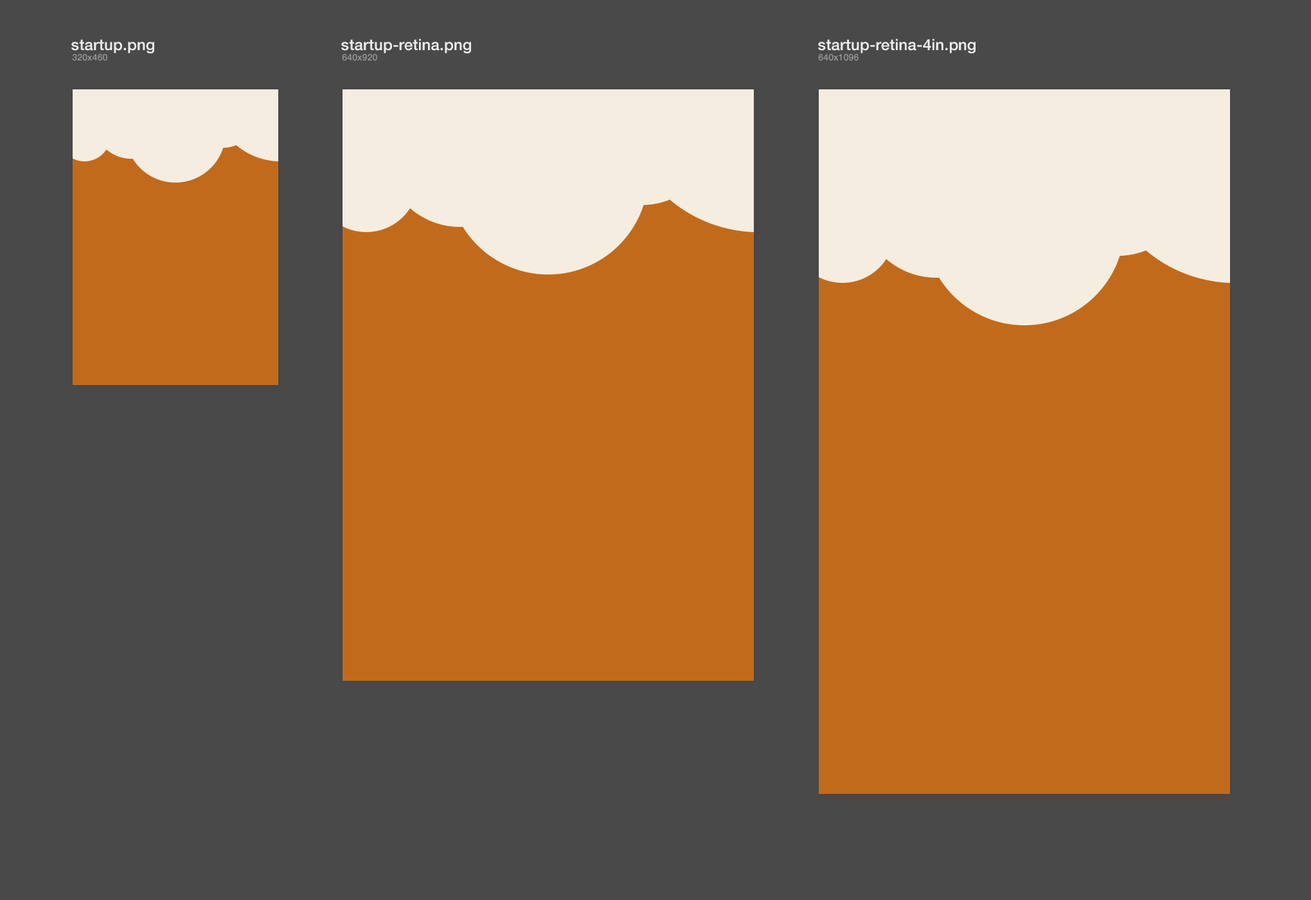
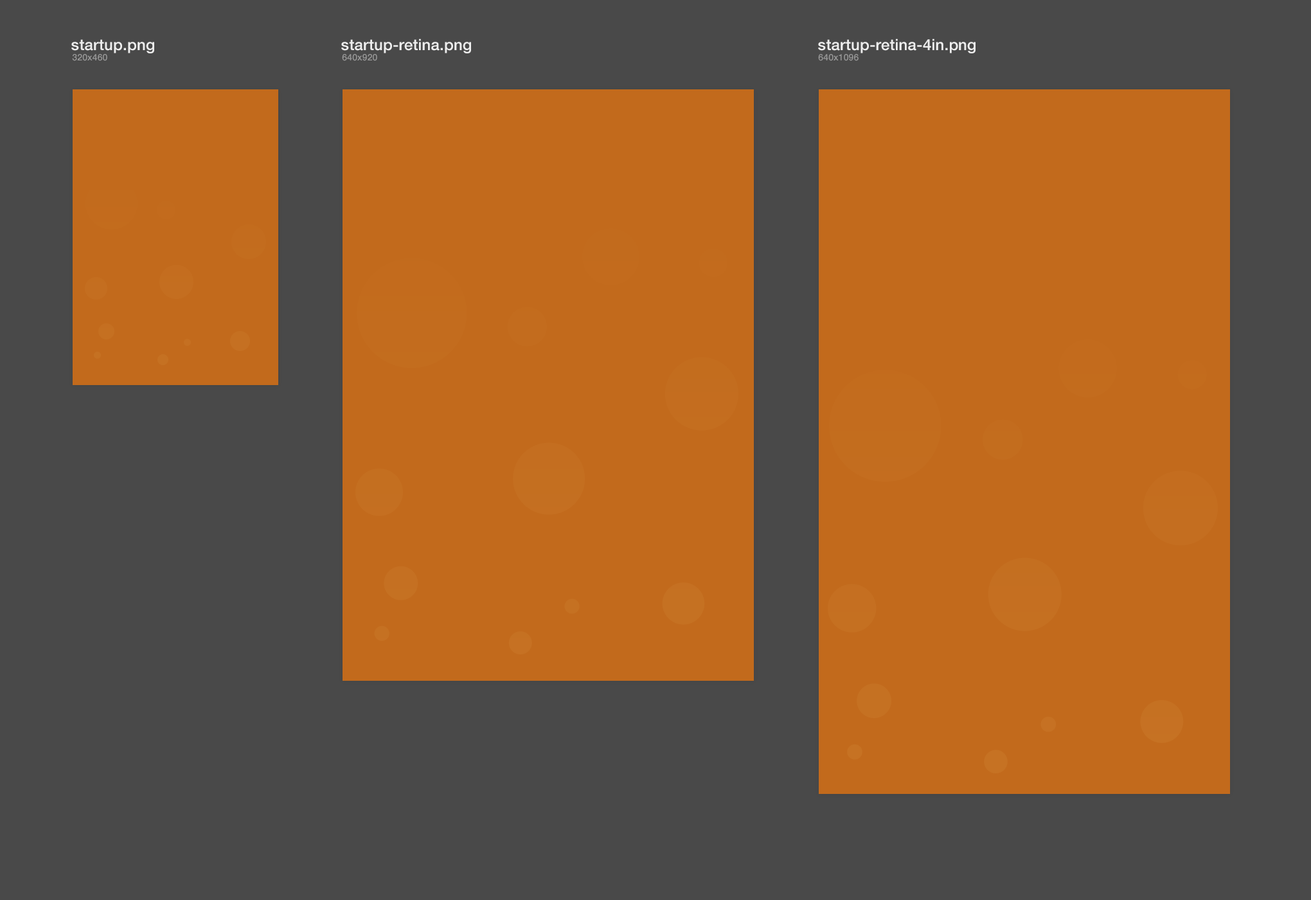
Revision of a layered 1311 x 900 image; what changed, layer by layer:
showed "bubbles" (1st of 3, in "Group 3"), opacity 27% → 14%, painted on it over [84, 89, 267, 366]
hid "suds" (1st of 3, in "Group 3") over [72, 89, 412, 183]
showed "bubbles" (2nd of 3, in "Group 2"), opacity 27% → 14%, painted on it over [355, 89, 739, 655]
hid "suds" (2nd of 3, in "Group 2") over [75, 89, 1022, 275]
showed "bubbles" (3rd of 3, in "Group 1"), opacity 27% → 14%, painted on it over [827, 89, 1218, 774]
hid "suds" (3rd of 3, in "Group 1") over [551, 89, 1231, 326]
